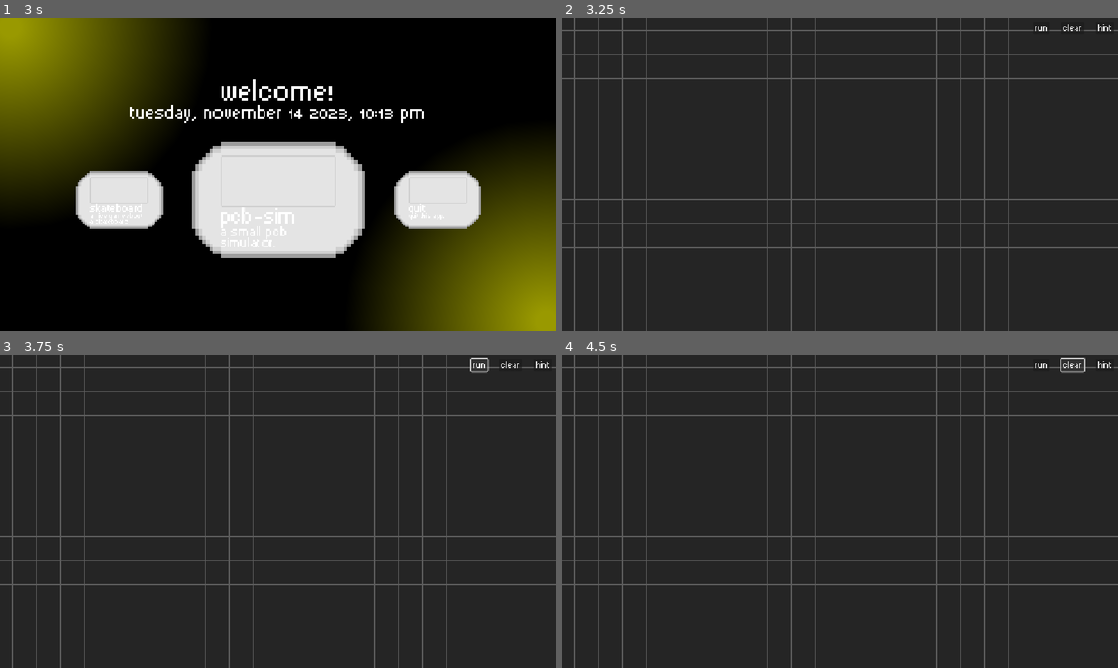
Above: before the commit, frames 1-4 (two rows, left to right).
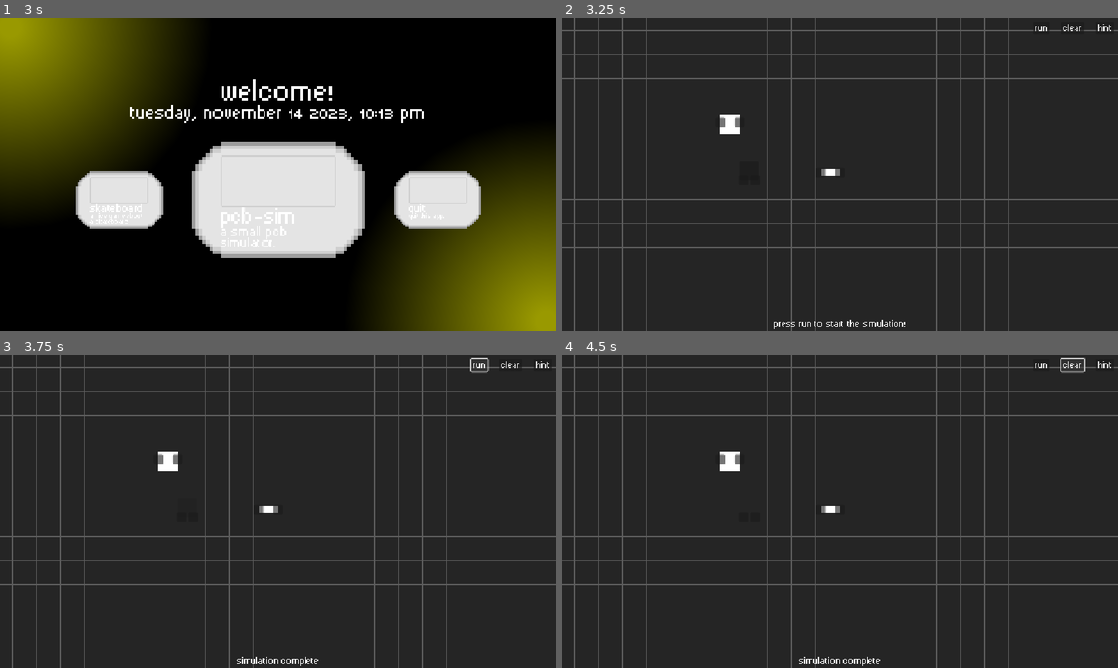
Above: after the commit, the same moments.

Repository: RafaeloxMC/giftbox
Game: Godot game, scene res://scenes/ui/loading.tscn
Two runs of this game, one before a commit and one after it. Both use one fixed random seed, a clock stepped at 60 frames per second and the inputs below.
Inputs (mouse positions are in pixels of both pictures, inside the frame that each line leads up to):
- Up to frame 1 (3 s): tap Enter (ui_accept) at 0.5, 0.77, 1.25, 1.52, 2 s; hold Right (ui_right) 0.53-2.03 s; click (278, 174) at 0.6 s; move the mouse to (166, 190) at 1.27 s; tap Alt at 1.35 s; click (166, 190) at 1.42 s; move the mouse to (333, 105) at 2.02 s; hold Left (ui_left) 2.03-2.78 s; tap Shift at 2.1 s; click (333, 105) at 2.17 s; move the mouse to (278, 199) at 2.77 s; hold Right (ui_right) from 2.78 s (still down); click (278, 199) at 2.85 s
- Up to frame 2 (3.25 s): keep holding Right (ui_right); tap Enter (ui_accept) at 3.02 s
- Up to frame 3 (3.75 s): release Right (ui_right) at 3.5 s; click "Run" at 3.5 s
- Up to frame 4 (4.5 s): click "Clear" at 4.25 s

Frame 1 is identical in both runs. In frame 2, 0.4% of the frame differs, in the area x 28-62%, y 30-100%; in frame 3, 0.4%; in frame 4, 0.4%.

Commit message:
Add circuit simulator with battery, led, resistor

Diff:
--- /dev/null
+++ b/scenes/electronics/battery.tscn
@@ -0,0 +1,21 @@
+[gd_scene load_steps=3 format=3 uid="uid://y6s50ductg4e"]
+
+[ext_resource type="Script" uid="uid://dofu6v38w6gjj" path="res://scripts/electronics/battery.gd" id="1_6oi3y"]
+[ext_resource type="PackedScene" uid="uid://cgv64wwg2hl7c" path="res://scenes/electronics/pin.tscn" id="2_41njs"]
+
+[node name="Battery" type="Node2D" node_paths=PackedStringArray("pins")]
+script = ExtResource("1_6oi3y")
+component_name = "Battery"
+pins = [NodePath("Pins/Anode"), NodePath("Pins/Cathode")]
+
+[node name="ColorRect" type="ColorRect" parent="."]
+offset_right = 40.0
+offset_bottom = 40.0
+
+[node name="Pins" type="Node2D" parent="."]
+
+[node name="Anode" parent="Pins" instance=ExtResource("2_41njs")]
+position = Vector2(0, 16)
+
+[node name="Cathode" parent="Pins" instance=ExtResource("2_41njs")]
+position = Vector2(40, 16)
--- /dev/null
+++ b/scenes/electronics/component.tscn
@@ -0,0 +1,8 @@
+[gd_scene load_steps=2 format=3 uid="uid://cp2knf6awm1xx"]
+
+[ext_resource type="Script" uid="uid://dcv4bm86pqktg" path="res://scripts/electronics/component.gd" id="1_5lybt"]
+
+[node name="Component" type="Node2D"]
+script = ExtResource("1_5lybt")
+
+[node name="Sprite2D" type="Sprite2D" parent="."]
--- /dev/null
+++ b/scenes/electronics/led.tscn
@@ -0,0 +1,21 @@
+[gd_scene load_steps=3 format=3 uid="uid://bragwg6xxtiin"]
+
+[ext_resource type="Script" uid="uid://booc8a06h4ov1" path="res://scripts/electronics/led.gd" id="1_1da4t"]
+[ext_resource type="PackedScene" uid="uid://cgv64wwg2hl7c" path="res://scenes/electronics/pin.tscn" id="2_bxrkn"]
+
+[node name="Led" type="Node2D" node_paths=PackedStringArray("pins")]
+script = ExtResource("1_1da4t")
+component_name = "LED"
+pins = [NodePath("Pins/Anode"), NodePath("Pins/Cathode")]
+
+[node name="Glow" type="Panel" parent="."]
+offset_right = 40.0
+offset_bottom = 40.0
+
+[node name="Pins" type="Node2D" parent="."]
+
+[node name="Anode" parent="Pins" instance=ExtResource("2_bxrkn")]
+position = Vector2(8, 40)
+
+[node name="Cathode" parent="Pins" instance=ExtResource("2_bxrkn")]
+position = Vector2(32, 40)
--- /dev/null
+++ b/scenes/electronics/pin.tscn
@@ -0,0 +1,21 @@
+[gd_scene load_steps=3 format=3 uid="uid://cgv64wwg2hl7c"]
+
+[ext_resource type="Script" uid="uid://b4r4ystf4k2t4" path="res://scripts/electronics/pin.gd" id="1_xvmtj"]
+
+[sub_resource type="CircleShape2D" id="CircleShape2D_xvmtj"]
+
+[node name="Pin" type="Area2D"]
+script = ExtResource("1_xvmtj")
+
+[node name="CollisionShape2D" type="CollisionShape2D" parent="."]
+shape = SubResource("CircleShape2D_xvmtj")
+
+[node name="Sprite2D" type="Panel" parent="."]
+offset_left = -10.0
+offset_top = -10.0
+offset_right = 10.0
+offset_bottom = 10.0
+pivot_offset = Vector2(10, 10)
+mouse_filter = 2
+
+[connection signal="input_event" from="." to="." method="_input_event"]
--- /dev/null
+++ b/scenes/electronics/resistor.tscn
@@ -0,0 +1,21 @@
+[gd_scene load_steps=3 format=3 uid="uid://ddwq60hl3x1ut"]
+
+[ext_resource type="Script" uid="uid://cqhrqaw400ojv" path="res://scripts/electronics/resistor.gd" id="1_a77i0"]
+[ext_resource type="PackedScene" uid="uid://cgv64wwg2hl7c" path="res://scenes/electronics/pin.tscn" id="2_gkerm"]
+
+[node name="Resistor" type="Node2D" node_paths=PackedStringArray("pins")]
+script = ExtResource("1_a77i0")
+component_name = "Resistor"
+pins = [NodePath("Pins/Anode"), NodePath("Pins/Cathode")]
+
+[node name="ColorRect" type="ColorRect" parent="."]
+offset_right = 40.0
+offset_bottom = 16.0
+
+[node name="Pins" type="Node2D" parent="."]
+
+[node name="Anode" parent="Pins" instance=ExtResource("2_gkerm")]
+position = Vector2(0, 8)
+
+[node name="Cathode" parent="Pins" instance=ExtResource("2_gkerm")]
+position = Vector2(40, 8)
--- /dev/null
+++ b/scenes/electronics/simulator.tscn
@@ -0,0 +1,6 @@
+[gd_scene load_steps=2 format=3 uid="uid://vodlkw4qhp6l"]
+
+[ext_resource type="Script" uid="uid://dnn10wdekshcw" path="res://scripts/electronics/simulator.gd" id="1_jn1k2"]
+
+[node name="Simulator" type="Node"]
+script = ExtResource("1_jn1k2")
--- a/scenes/pcb.tscn
+++ b/scenes/pcb.tscn
@@ -1,19 +1,28 @@
-[gd_scene load_steps=3 format=3 uid="uid://b5826qe06yewk"]
+[gd_scene load_steps=9 format=3 uid="uid://b5826qe06yewk"]
 
 [ext_resource type="PackedScene" uid="uid://yioqbvieu2ja" path="res://scenes/ui/grid.tscn" id="1_4oelj"]
 [ext_resource type="Theme" uid="uid://ba5kc6y2xcxwb" path="res://assets/themes/theme.tres" id="1_efhn6"]
+[ext_resource type="Script" uid="uid://h6sqwqh1wuww" path="res://scripts/electronics/board.gd" id="1_i3rn4"]
+[ext_resource type="PackedScene" uid="uid://y6s50ductg4e" path="res://scenes/electronics/battery.tscn" id="3_cyyu8"]
+[ext_resource type="PackedScene" uid="uid://bragwg6xxtiin" path="res://scenes/electronics/led.tscn" id="4_ys0mt"]
+[ext_resource type="PackedScene" uid="uid://ddwq60hl3x1ut" path="res://scenes/electronics/resistor.tscn" id="5_wdhm5"]
+[ext_resource type="Script" uid="uid://w6rn66dnd763" path="res://scripts/ui/pcb_ui.gd" id="6_ys0mt"]
+[ext_resource type="PackedScene" uid="uid://vodlkw4qhp6l" path="res://scenes/electronics/simulator.tscn" id="8_wdhm5"]
 
 [node name="Pcb" type="Control"]
 layout_mode = 3
 anchors_preset = 0
+script = ExtResource("6_ys0mt")
 
 [node name="ColorRect" type="ColorRect" parent="."]
 layout_mode = 0
 offset_right = 1152.0
 offset_bottom = 648.0
+mouse_filter = 2
 color = Color(0.14406255, 0.14406255, 0.14406255, 1)
 
 [node name="Board" type="Node2D" parent="."]
+script = ExtResource("1_i3rn4")
 
 [node name="Grid" parent="Board" instance=ExtResource("1_4oelj")]
 offset_right = 1152.0
@@ -22,10 +31,22 @@
 space_between_y = 50
 grid_color = Color(0.3665946, 0.3665946, 0.36659458, 1)
 
+[node name="Components" type="Node2D" parent="Board"]
+
+[node name="Battery" parent="Board/Components" instance=ExtResource("3_cyyu8")]
+position = Vector2(328, 200)
+
+[node name="Led" parent="Board/Components" instance=ExtResource("4_ys0mt")]
+position = Vector2(368, 296)
+
+[node name="Resistor" parent="Board/Components" instance=ExtResource("5_wdhm5")]
+position = Vector2(536, 312)
+
 [node name="UI" type="Control" parent="."]
 anchors_preset = 0
 offset_right = 1152.0
 offset_bottom = 648.0
+mouse_filter = 2
 
 [node name="Run" type="Button" parent="UI"]
 layout_mode = 0
@@ -53,3 +74,25 @@
 offset_bottom = 34.0
 theme = ExtResource("1_efhn6")
 text = "Hint"
+
+[node name="HintLabel" type="Label" parent="UI"]
+layout_mode = 1
+anchors_preset = 7
+anchor_left = 0.5
+anchor_top = 1.0
+anchor_right = 0.5
+anchor_bottom = 1.0
+offset_left = -576.0
+offset_top = -23.0
+offset_right = 576.0
+grow_horizontal = 2
+grow_vertical = 0
+theme = ExtResource("1_efhn6")
+text = "Press run to start the simulation!"
+horizontal_alignment = 1
+
+[node name="Simulator" parent="." instance=ExtResource("8_wdhm5")]
+
+[connection signal="pressed" from="UI/Run" to="." method="_on_run_pressed"]
+[connection signal="pressed" from="UI/Clear" to="." method="_on_clear_pressed"]
+[connection signal="pressed" from="UI/Hint" to="." method="_on_hint_pressed"]
--- /dev/null
+++ b/scripts/electronics/battery.gd
@@ -0,0 +1,13 @@
+extends Component
+class_name Battery
+
+@export var voltage := 5.0
+
+@onready var anode: Pin = $Pins/Anode
+@onready var cathode: Pin = $Pins/Cathode
+
+func get_positive_pin() -> Pin:
+	return anode
+
+func get_negative_pin() -> Pin:
+	return cathode
--- /dev/null
+++ b/scripts/electronics/board.gd
@@ -0,0 +1,38 @@
+extends Node2D
+class_name Board
+
+var selected_pin: Pin = null
+
+func _ready():
+	print(str(get_all_pins()))
+	for pin in get_all_pins():
+		pin.clicked.connect(_on_pin_clicked)
+
+func get_all_pins() -> Array[Pin]:
+	var pins: Array[Pin] = []
+	for component in $Components.get_children():
+		if component.has_method("get_pins"):
+			pins.append_array(component.get_pins())
+	return pins
+
+func _draw():
+	for pin in get_all_pins():
+		for other in pin.connections:
+			if pin.get_instance_id() < other.get_instance_id():
+				draw_line(
+					to_local(pin.global_position),
+					to_local(other.global_position),
+					Color(0.9, 1.0, 0.0),
+					3.0,
+					true
+				)
+
+func _on_pin_clicked(pin: Pin):
+	if selected_pin == null:
+		selected_pin = pin
+		pin.modulate = Color.YELLOW
+	else:
+		selected_pin.connect_to(pin)
+		selected_pin.modulate = Color.WHITE
+		selected_pin = null
+		queue_redraw()
--- /dev/null
+++ b/scripts/electronics/component.gd
@@ -0,0 +1,9 @@
+extends Node2D
+class_name Component
+
+@export var component_name := ""
+@export var pins: Array[Pin] = []
+
+func get_pins() -> Array[Pin]:
+	print("Called get_pins for " + self.name)
+	return pins
--- /dev/null
+++ b/scripts/electronics/led.gd
@@ -0,0 +1,10 @@
+class_name LED
+extends Component
+
+@onready var anode := pins[0]
+@onready var cathode := pins[1]
+
+func set_on(on: bool):
+	var tween = create_tween()
+	tween.tween_property($Glow, "modulate:a", 1.0 if on else 0.0, 0.3)
+	print("LED SET TO: " + str(on))
--- /dev/null
+++ b/scripts/electronics/pin.gd
@@ -0,0 +1,27 @@
+extends Area2D
+class_name Pin
+
+var connections: Array[Pin] = []
+
+signal clicked(pin: Pin)
+
+var clicked_state: bool = false
+
+func _input_event(_viewport, event, _shape_idx):
+	if event is InputEventMouseButton and event.pressed and event.button_index == MOUSE_BUTTON_LEFT and not clicked_state:
+		clicked.emit(self)
+		clicked_state = true
+		print("PIN CLICKED " + self.name)
+
+func connect_to(other: Pin):
+	if other == self:
+		return
+	if other not in connections:
+		connections.append(other)
+		other.connections.append(self)
+
+func is_connected_to(other: Pin) -> bool:
+	return other in connections
+
+func _process(_delta: float) -> void:
+	clicked_state = false
--- /dev/null
+++ b/scripts/electronics/resistor.gd
@@ -0,0 +1,2 @@
+class_name Resistor
+extends Component
--- /dev/null
+++ b/scripts/electronics/simulator.gd
@@ -0,0 +1,44 @@
+extends Node
+
+func evaluate(components: Array):
+	var battery: Battery = components.filter(func(c): return c is Battery).front()
+	if battery == null:
+		return
+
+	for c in components:
+		if c is LED:
+			var led: LED = c
+			var valid := _check_led(led, battery)
+			led.set_on(valid)
+
+func _check_led(led: LED, battery: Battery) -> bool:
+	var visited := []
+	return _dfs(
+		battery.get_positive_pin(),
+		led.anode,
+		battery.get_negative_pin(),
+		visited,
+		false
+	)
+
+func _dfs(start: Pin, target: Pin, end: Pin, visited: Array, has_resistor: bool) -> bool:
+	if start in visited:
+		return false
+
+	visited.append(start)
+
+	if start == target:
+		return _dfs(target, end, end, visited, has_resistor)
+
+	if start == end:
+		return has_resistor
+
+	for next in start.connections:
+		var new_has_resistor = has_resistor or _pin_belongs_to_resistor(next)
+		if _dfs(next, target, end, visited, new_has_resistor):
+			return true
+
+	return false
+
+func _pin_belongs_to_resistor(pin: Pin) -> bool:
+	return pin.get_parent().get_parent() is Resistor
--- /dev/null
+++ b/scripts/ui/pcb_ui.gd
@@ -0,0 +1,19 @@
+extends Control
+
+@onready var board: Board = $Board
+@onready var components: Node2D = $Board/Components
+@onready var simulator: Node = $Simulator
+@onready var hint_label: Label = $UI/HintLabel
+
+func _on_run_pressed() -> void:
+	var comps = components.get_children()
+	simulator.evaluate(comps)
+	hint_label.text = "Simulation complete"
+
+
+func _on_clear_pressed() -> void:
+	pass # Replace with function body.
+
+
+func _on_hint_pressed() -> void:
+	pass # Replace with function body.
Not shown, added: scripts/electronics/battery.gd.uid
Not shown, added: scripts/electronics/board.gd.uid
Not shown, added: scripts/electronics/component.gd.uid
Not shown, added: scripts/electronics/led.gd.uid
Not shown, added: scripts/electronics/pin.gd.uid
Not shown, added: scripts/electronics/resistor.gd.uid
Not shown, added: scripts/electronics/simulator.gd.uid
Not shown, added: scripts/ui/pcb_ui.gd.uid
